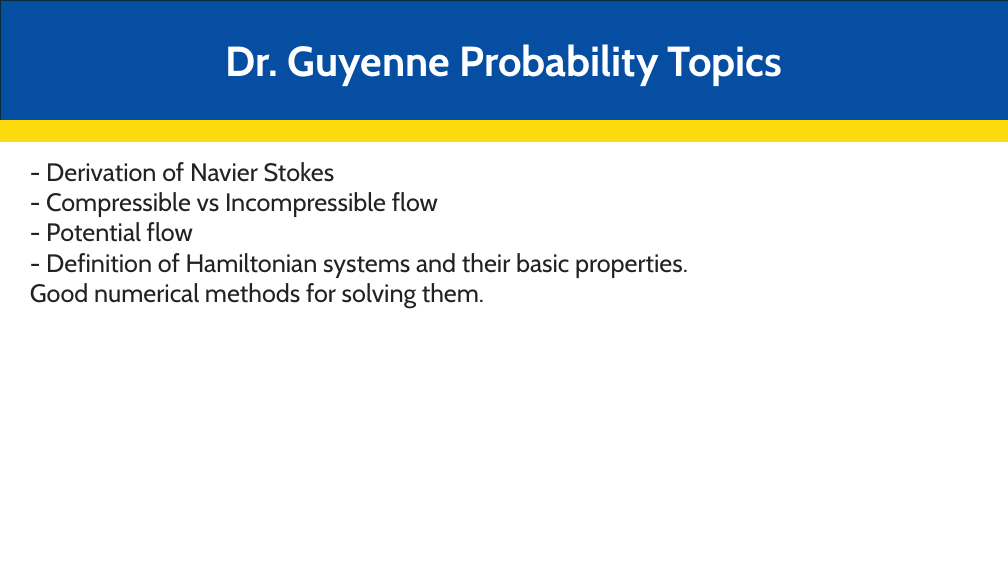
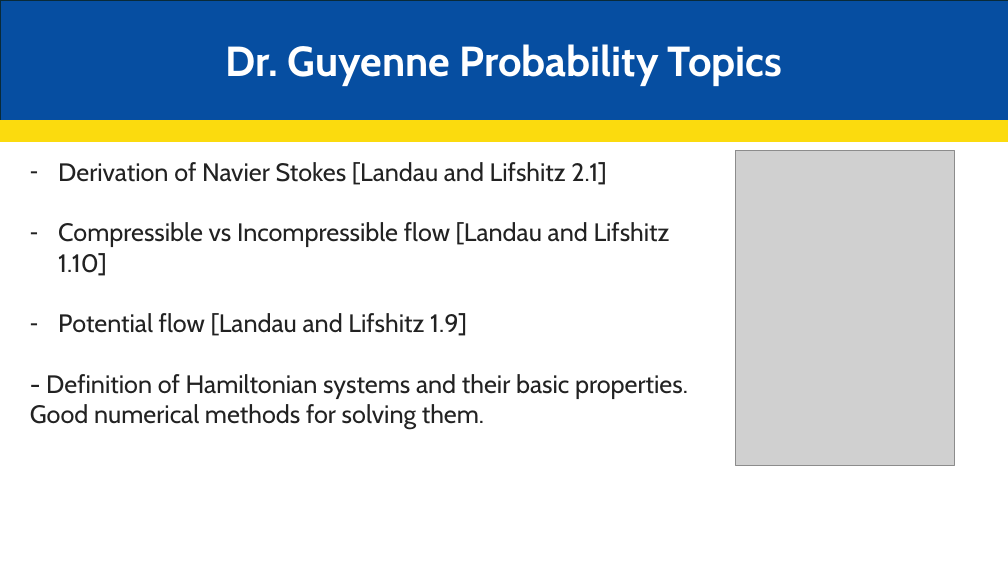
Before and after one commit to JakeCisc210/Candidacy, a slide deck: slide 39 of Reading Course/Presentations/Game Theory Twelve.pptx (slide 32 before the commit). Drawn at 1008x567 pixels with LibreOffice and Linux fonts; fonts in the diff are those of the drawing; grey boxes stand for pictures. Boxes give left, top, right and bottom in pixels: in the first picture for what was removed or moved away, otherwise in the second. Text is boxed around its words. In the diff, an @@ line names an element or a change of style, - is before the commit and + after.

```diff
--- a/Reading Course/Presentations/Game Theory Twelve.pptx
+++ b/Reading Course/Presentations/Game Theory Twelve.pptx
@@ text at (58, 162, 670, 336): text changed @@
-- Derivation of Navier Stokes
-- Compressible vs Incompressible flow
-- Potential flow
+– Derivation of Navier Stokes [Landau and Lifshitz 2.1]
+– Compressible vs Incompressible flow [Landau and Lifshitz 1.10]
+– Potential flow [Landau and Lifshitz 1.9]
@@ picture added at (736, 150, 955, 466) @@
```
Also in this commit, not shown: 3 other slides changed, 10 slides added, 3 slides removed.
